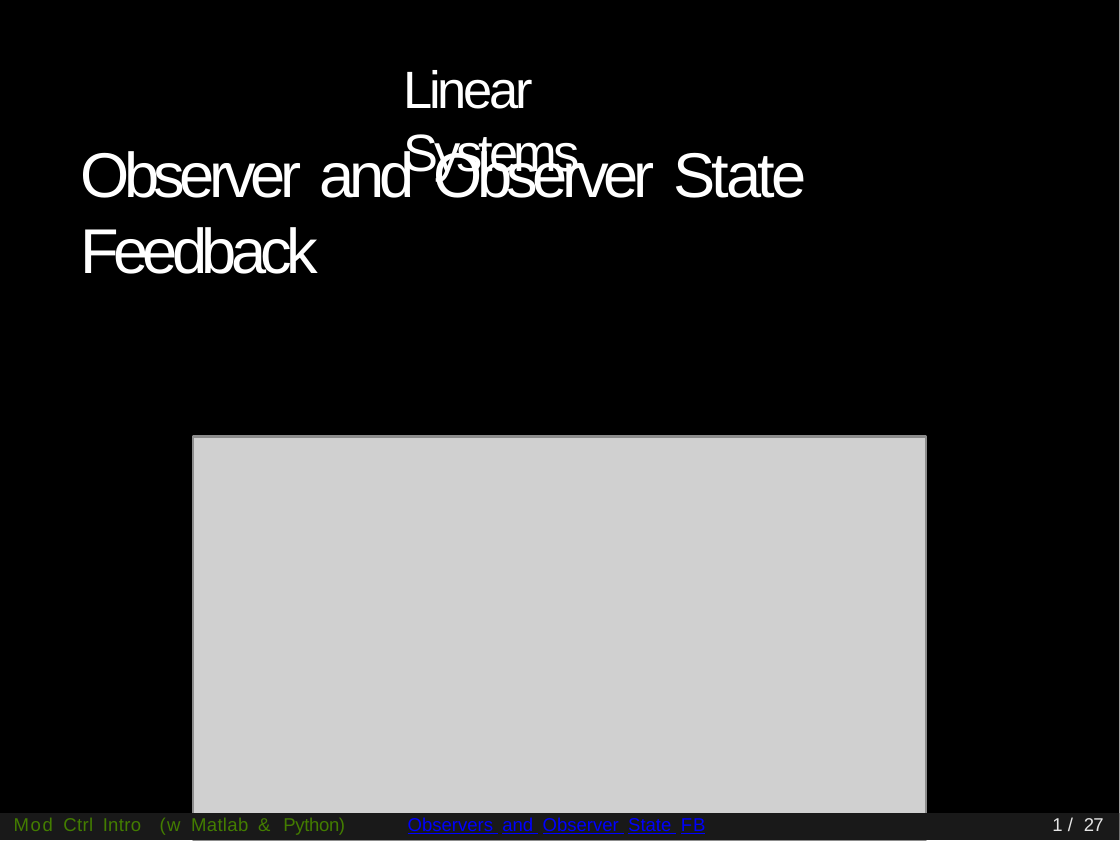
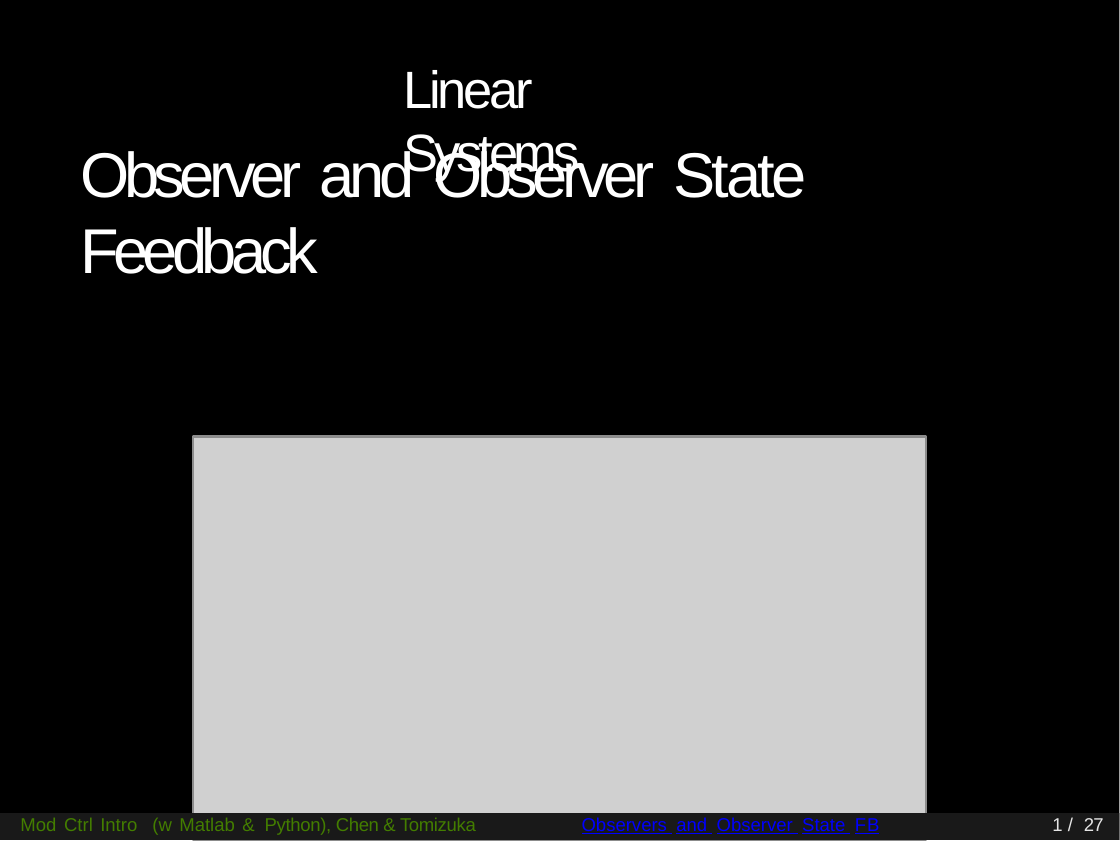
Before and after one commit to MCIMP-book/mcimp, a slide deck: slide 1 of lecture notes/from Modeling to Continuous-time LQ/powerpoint_handouts (work in progress)/17-observer_and_observerStateFeedback (imcmp-presentation-dark) - pub.pptx. Drawn at 1120x841 pixels with LibreOffice and Linux fonts; fonts in the diff are those of the drawing; grey boxes stand for pictures. Boxes give left, top, right and bottom in pixels: in the first picture for what was removed or moved away, otherwise in the second. Text is boxed around its words. In the diff, an @@ line names an element or a change of style, - is before the commit and + after.

```diff
--- a/lecture notes/from Modeling to Continuous-time LQ/powerpoint_handouts (work in progress)/17-observer_and_observerStateFeedback (imcmp-presentation-dark) - pub.pptx
+++ b/lecture notes/from Modeling to Continuous-time LQ/powerpoint_handouts (work in progress)/17-observer_and_observerStateFeedback (imcmp-presentation-dark) - pub.pptx
@@ text at <box>20,817,476,835</box>: text changed @@
-Mod Ctrl Intro (w Matlab & Python)
+Mod Ctrl Intro (w Matlab & Python), Chen & Tomizuka
@@ text "Observers and Observer State FB": place and size @@
-text "Observers and Observer State FB" at <box>408,817,706,834</box>
+text "Observers and Observer State FB" at <box>582,817,880,834</box>
```
Also in this commit, not shown: 1 other slide changed, 3 other files.
